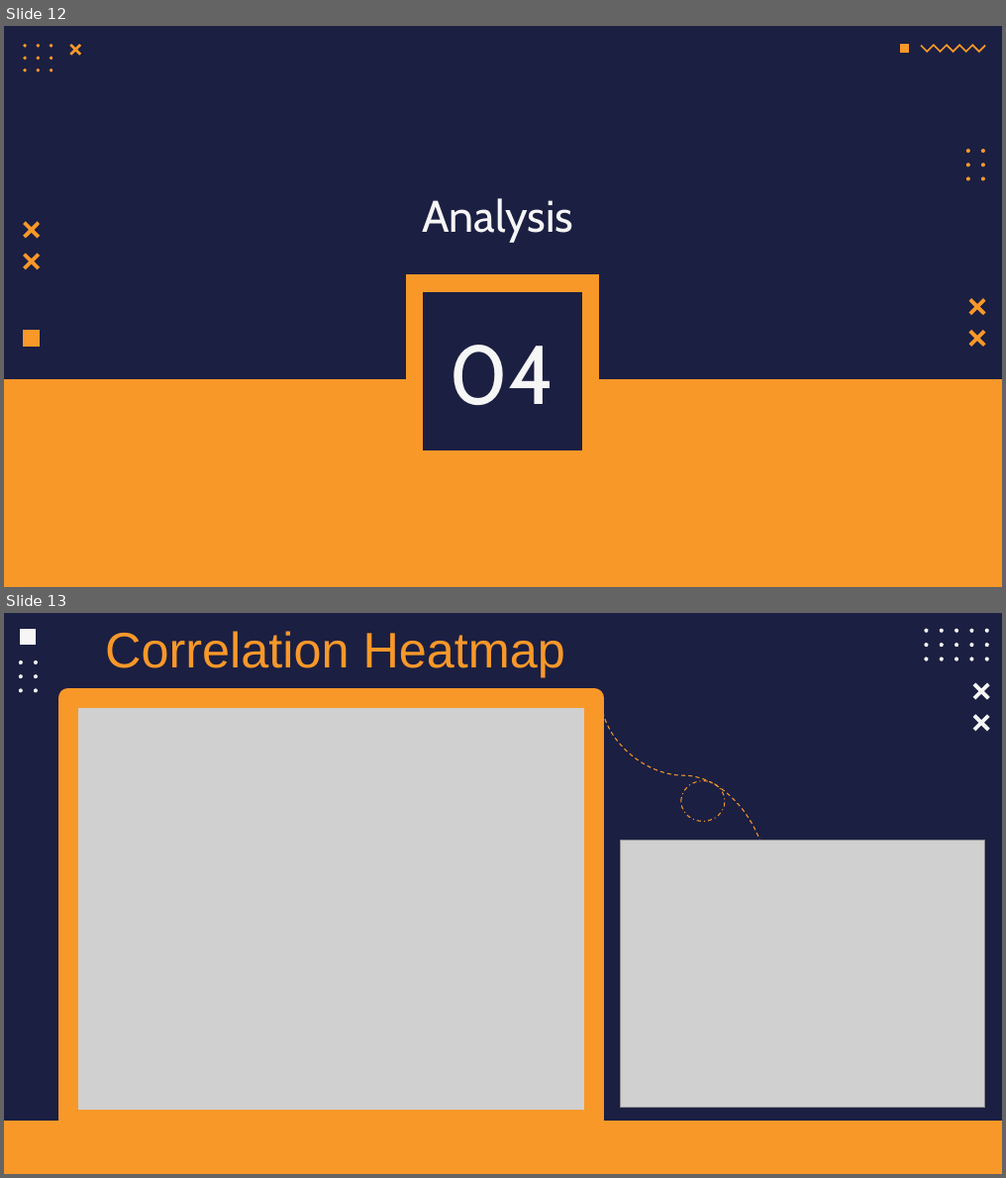
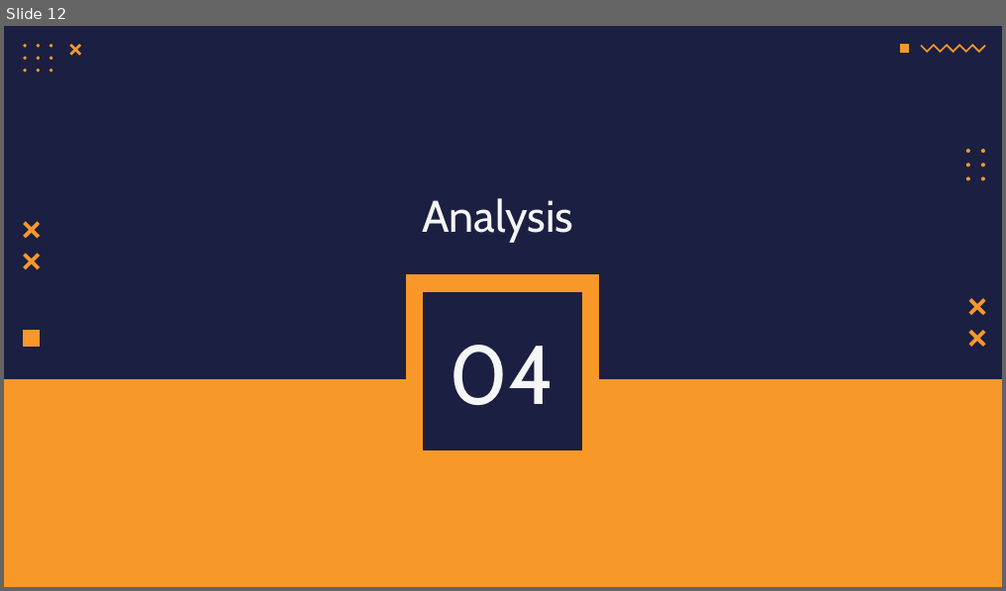
Before and after one commit to F102M8/data-science-project, a slide deck: presentation/GAME.pptx. Shown one above the other, each under a label of ours: slides 12 and 13 before the commit, slide 12 after it. The pictures are 1006x1178 and 1006x591 pixels, drawn with LibreOffice and Linux fonts; fonts in the diff are those of the drawing; grey boxes stand for pictures. Boxes give left, top, right and bottom in pixels: in the first picture for what was removed or moved away, otherwise in the second. Text is boxed around its words. In the diff, an @@ line names an element or a change of style, - is before the commit and + after.

```diff
--- a/presentation/GAME.pptx
+++ b/presentation/GAME.pptx
@@ slide 13 removed at (4, 613, 1002, 1174), background #1B1F42 @@
@@ freeform shape removed at (19, 628, 36, 645) @@
@@ text removed at (105, 631, 565, 677) @@
-Correlation Heatmap
@@ group removed at (924, 628, 990, 661): 15 freeform shapes @@
@@ group removed at (18, 661, 38, 693): 6 freeform shapes @@
@@ rectangle removed at (68, 698, 594, 1120) @@
@@ curved line removed from (601, 698) to (767, 879) @@
@@ freeform shape removed at (973, 683, 990, 700) @@
@@ picture removed at (60, 705, 587, 1119) @@
@@ freeform shape removed at (973, 715, 990, 732) @@
@@ ellipse removed at (680, 780, 725, 822) @@
@@ picture removed at (620, 841, 984, 1108) @@
@@ table removed at (638, 879, 985, 1174), 7 rows, 3 columns @@
-24_HOUR_PEAK | 0.314733 | +
-NEGATIVE_REVIEWS | 0.284251 | +
-POSITIVE_REVIEWS | 0.275162 | +
-N_SUPPORTED_LANGUAGES | 0.193140 | +
-PUBLISH_YEAR | -0.073061 | -
-TOTAL_REVIEW | -0.046987 | -
-RATING_SCORE | 0.037429 | +
@@ freeform shape removed at (4, 1121, 1002, 1173) @@
```
Also in this commit, not shown: 3 slides changed, 4 slides added, 4 other slides removed.
